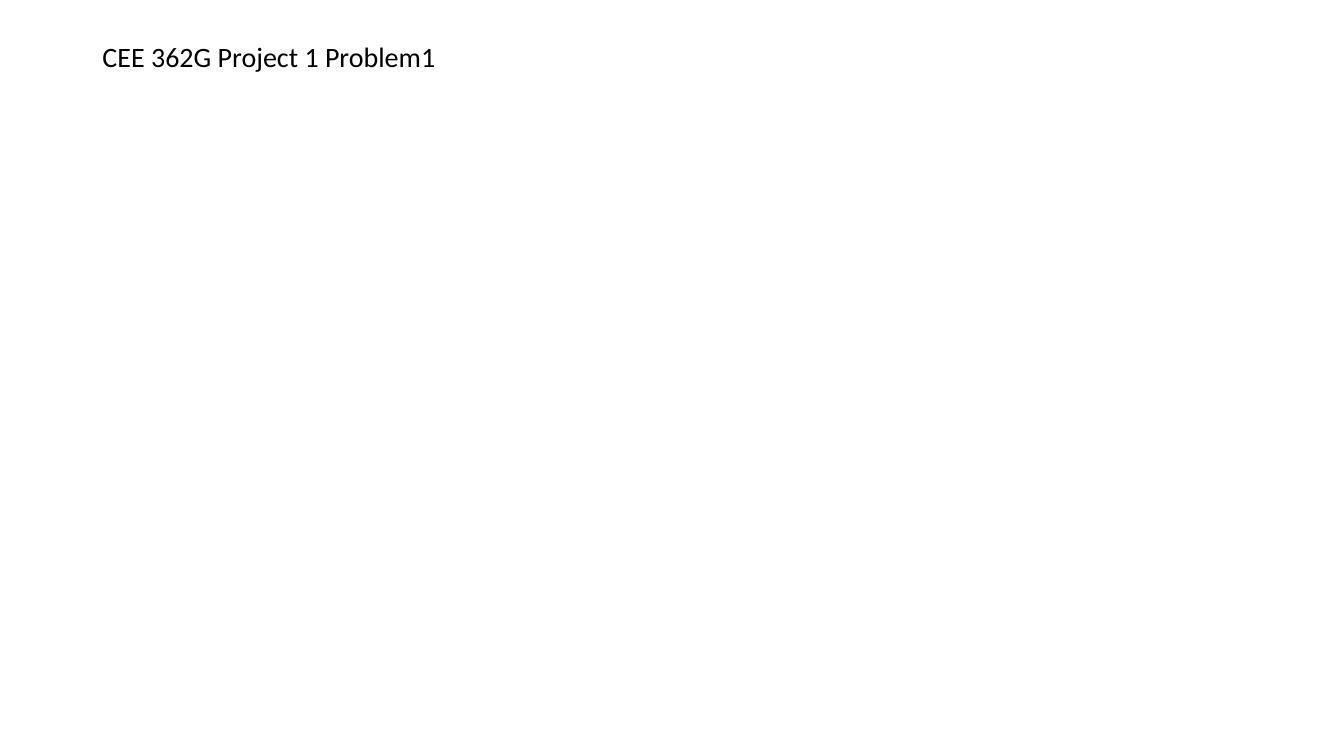
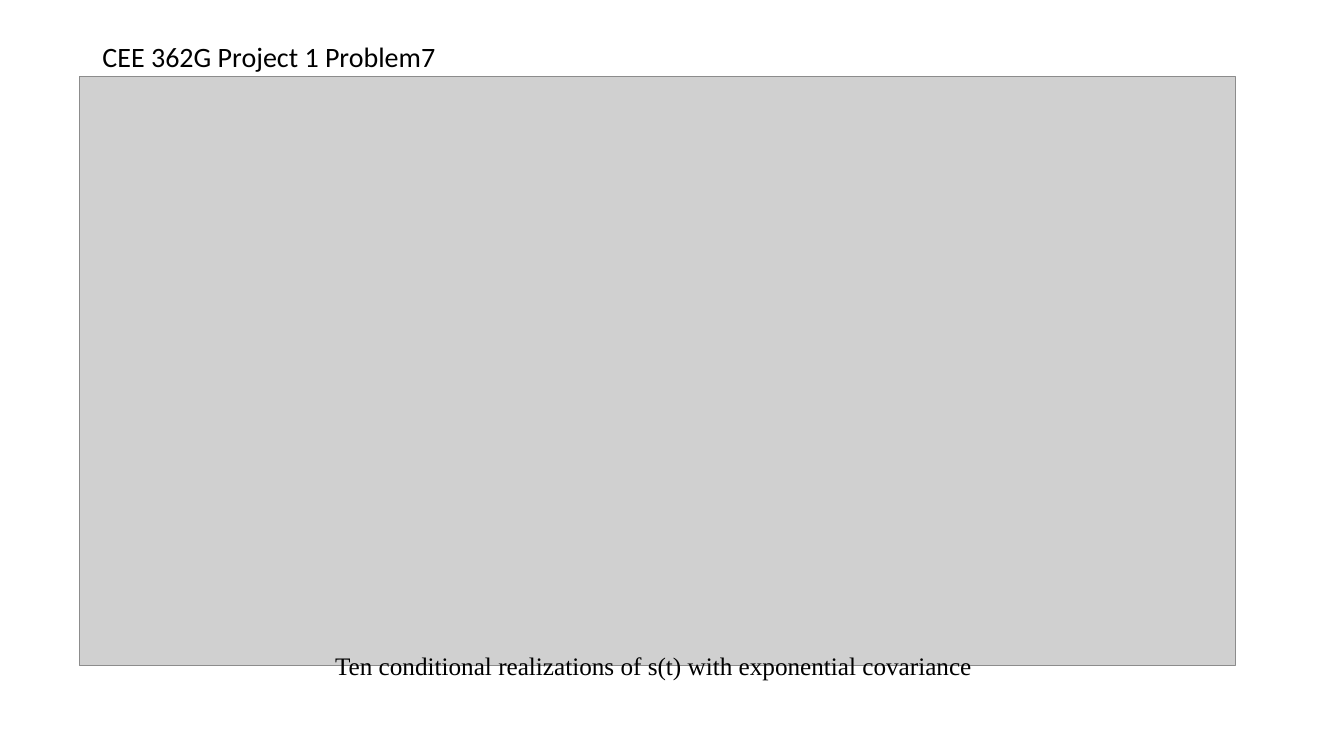
Before and after one commit to DeanLym/CEE362G, a slide deck: slide 10 of HW1.pptx (slide 9 before the commit). Drawn at 1344x756 pixels with LibreOffice and Linux fonts; fonts in the diff are those of the drawing; grey boxes stand for pictures. Boxes give left, top, right and bottom in pixels: in the first picture for what was removed or moved away, otherwise in the second. Text is boxed around its words. In the diff, an @@ line names an element or a change of style, - is before the commit and + after.

```diff
--- a/HW1.pptx
+++ b/HW1.pptx
@@ title at (102, 47, 435, 72): text changed @@
-CEE 362G Project 1 Problem1
+CEE 362G Project 1 Problem7
@@ picture added at (79, 76, 1235, 665) @@
@@ text added at (335, 657, 971, 681), 18 pt, text #000000 @@
+Ten conditional realizations of s(t) with exponential covariance
```
Also in this commit, not shown: 2 other slides changed, 1 slide removed.
